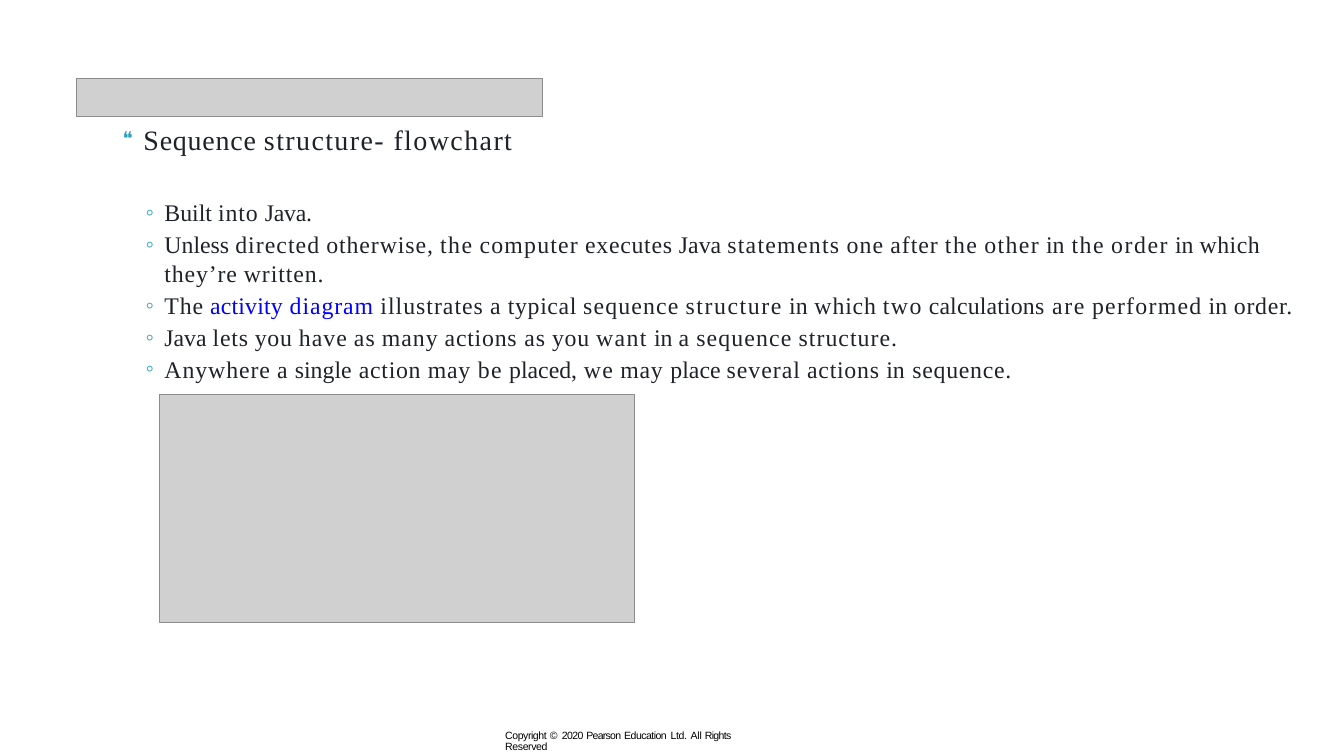
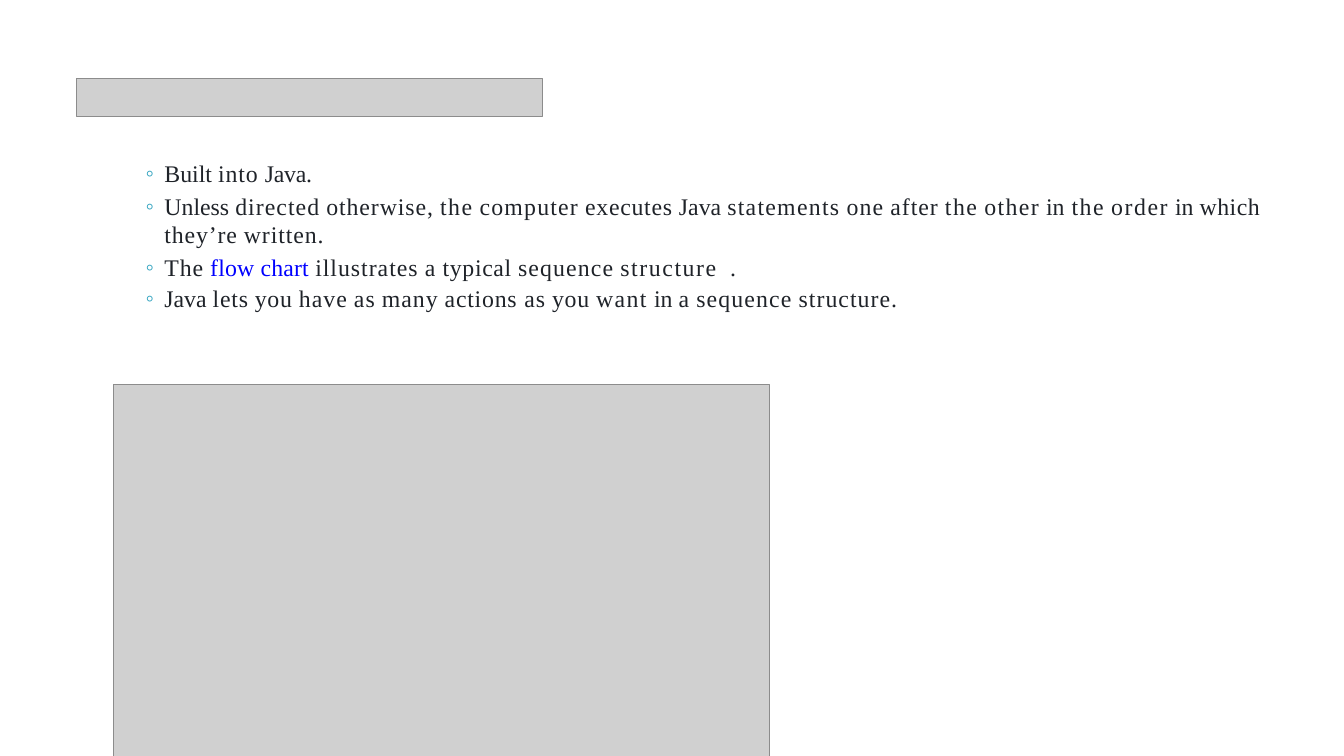
Before and after one commit to xiaoleibi/DMU26, a slide deck: slide 17 of ppt/Uge39_Selection.pptx (slide 20 before the commit). Drawn at 1344x756 pixels with LibreOffice and Linux fonts; fonts in the diff are those of the drawing; grey boxes stand for pictures. Boxes give left, top, right and bottom in pixels: in the first picture for what was removed or moved away, otherwise in the second. Text is boxed around its words. In the diff, an @@ line names an element or a change of style, - is before the commit and + after.

```diff
--- a/ppt/Uge39_Selection.pptx
+++ b/ppt/Uge39_Selection.pptx
@@ text at bbox=[143, 130, 512, 155]: paragraph removed @@
-❝ Sequence structure- flowchart
@@ text at bbox=[164, 259, 716, 281]: text changed @@
-  ◦ The activity diagram illustrates a typical sequence structure in which two calculations are performed in order.
+  ◦ The flow chart illustrates a typical sequence structure .
@@ picture added at bbox=[114, 384, 769, 756] @@
@@ text at bbox=[164, 361, 1011, 383]: paragraph removed @@
-  ◦ Anywhere a single action may be placed, we may place several actions in sequence.
@@ picture removed at bbox=[159, 395, 634, 623] @@
```
Also in this commit, not shown: 14 other slides changed, 3 slides added, 7 slides removed.
